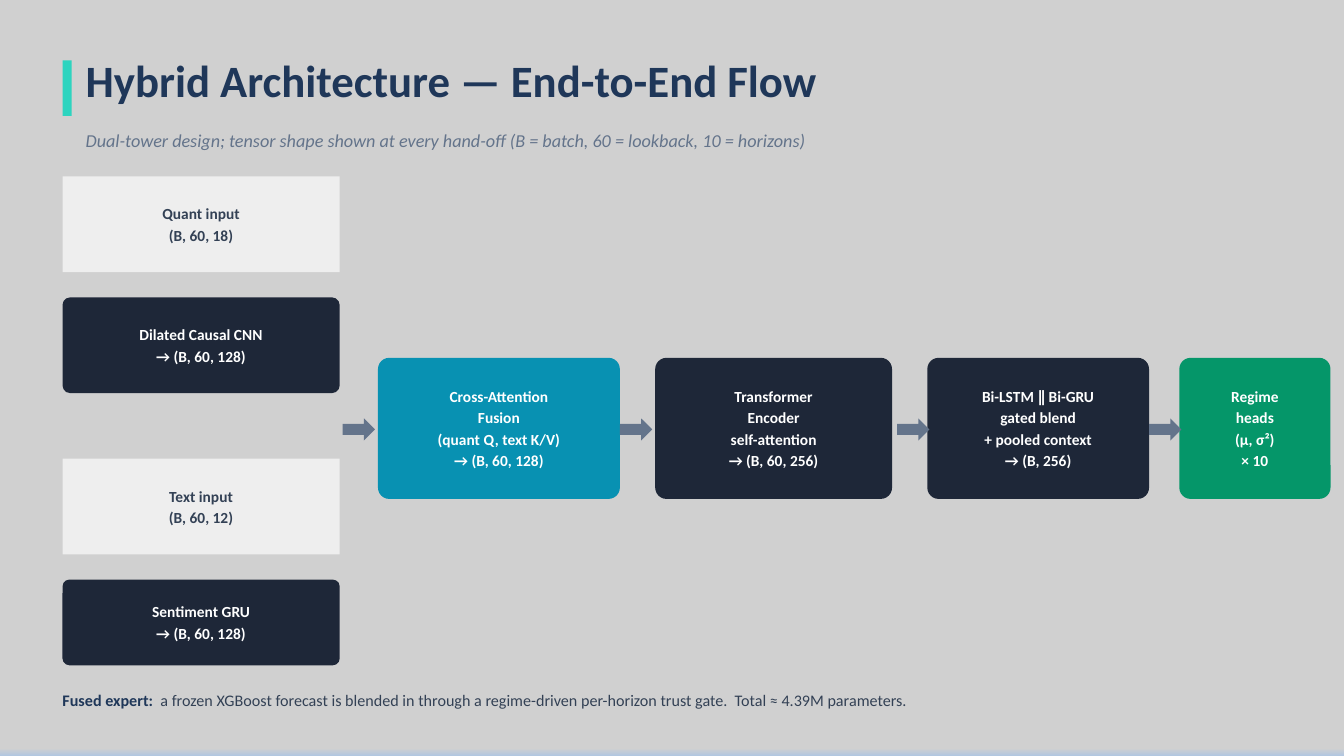
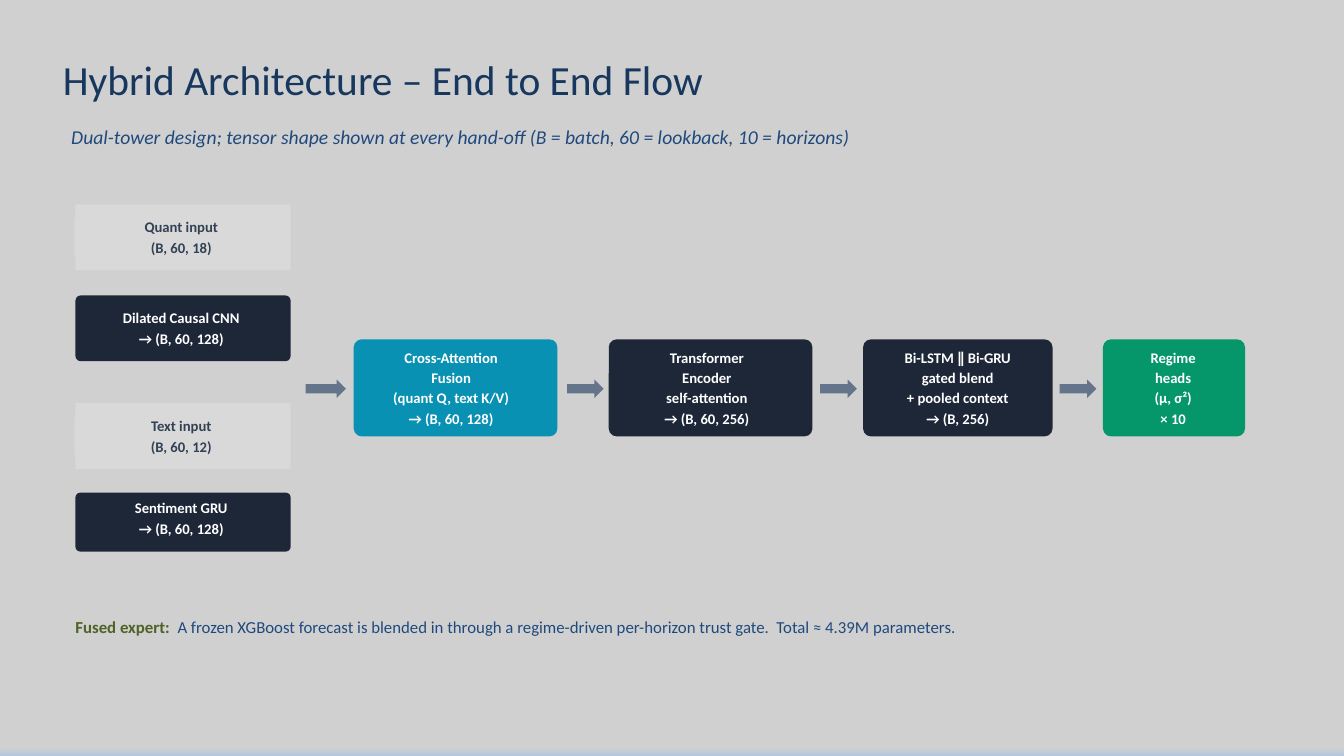
Before and after one commit to SudhakarPuppala/Forex_Price_Prediction, a slide deck: slide 13 of ppt/Midterm_Presentation.pptx. Drawn at 1344x756 pixels with LibreOffice and Linux fonts; fonts in the diff are those of the drawing. Boxes give left, top, right and bottom in pixels: in the first picture for what was removed or moved away, otherwise in the second. Text is boxed around its words. In the diff, an @@ line names an element or a change of style, - is before the commit and + after.

```diff
--- a/ppt/Midterm_Presentation.pptx
+++ b/ppt/Midterm_Presentation.pptx
@@ text "Hybrid Architecture – End to ..." at [63,66,703,102]: vertical alignment top to middle @@
@@ text at [63,66,703,102]: text changed; size 32 to 29.6 pt; text colour #1F3759 to #17375E; bold off @@
-Hybrid Architecture — End-to-End Flow
+Hybrid Architecture – End to End Flow
@@ rectangle removed at [63,60,72,116] @@
@@ text "Dual-tower design; tensor shape shown ...": place and size @@
-text "Dual-tower design; tensor shape shown ..." at [86,134,805,150]
+text "Dual-tower design; tensor shape shown ..." at [71,130,849,148]
@@ text "Dual-tower design; tensor shape shown ..." at [71,130,849,148]: size 13 to 14 pt, text colour #64748B to #1F497D @@
@@ rectangle: place and size @@
-rectangle at [63,176,340,272]
+rectangle at [76,205,291,270]
@@ rectangle at [76,205,291,270]: fill #EEEEEE to #D9D9D9 @@
@@ text "Quant input": place and size @@
-text "Quant input" at [162,208,240,243]
+text "Quant input" at [145,222,218,255]
@@ rounded rectangle: place and size @@
-rounded rectangle at [63,297,340,393]
+rounded rectangle at [76,295,291,361]
@@ text "Dilated Causal CNN": place and size @@
-text "Dilated Causal CNN" at [139,329,262,364]
+text "Dilated Causal CNN" at [123,312,239,346]
@@ text "Cross-Attention": place and size @@
-text "Cross-Attention" at [438,391,560,468]
+text "Cross-Attention" at [393,352,508,426]
@@ rounded rectangle: place and size @@
-rounded rectangle at [378,358,620,499]
+rounded rectangle at [354,340,558,437]
@@ rounded rectangle: place and size @@
-rounded rectangle at [655,358,892,499]
+rounded rectangle at [609,340,813,437]
@@ text "Transformer": place and size @@
-text "Transformer" at [731,391,818,468]
+text "Transformer" at [666,353,749,426]
@@ rounded rectangle: place and size @@
-rounded rectangle at [928,358,1149,499]
+rounded rectangle at [863,340,1053,437]
@@ text "Bi-LSTM ∥ Bi-GRU": place and size @@
-text "Bi-LSTM ∥ Bi-GRU" at [982,391,1094,468]
+text "Bi-LSTM ∥ Bi-GRU" at [905,352,1011,426]
@@ text "Regime": place and size @@
-text "Regime" at [1231,391,1279,466]
+text "Regime" at [1151,352,1196,424]
@@ rounded rectangle: place and size @@
-rounded rectangle at [1180,358,1331,499]
+rounded rectangle at [1103,340,1245,437]
@@ right arrow: place and size @@
-right arrow at [343,418,375,441]
+right arrow at [306,380,346,398]
@@ right arrow: place and size @@
-right arrow at [620,418,652,441]
+right arrow at [568,380,604,398]
@@ right arrow: place and size @@
-right arrow at [897,418,930,441]
+right arrow at [821,380,857,398]
@@ right arrow: place and size @@
-right arrow at [1149,418,1182,441]
+right arrow at [1060,380,1096,398]
@@ text "Text input": place and size @@
-text "Text input" at [169,491,233,525]
+text "Text input" at [151,421,211,454]
@@ rectangle at [76,403,291,469]: fill #EEEEEE to #D9D9D9 @@
@@ rectangle: place and size @@
-rectangle at [63,459,340,555]
+rectangle at [76,403,291,469]
@@ size 11 to 10.5 pt in 8 elements at [145,222,218,255], [123,312,239,346], [393,352,508,426], [666,353,749,426], [1151,352,1196,424], [151,421,211,454], [905,352,1011,426], [135,502,228,536] @@
@@ text "Sentiment GRU": place and size @@
-text "Sentiment GRU" at [152,606,250,641]
+text "Sentiment GRU" at [135,502,228,536]
@@ rounded rectangle: place and size @@
-rounded rectangle at [63,580,340,665]
+rounded rectangle at [76,493,291,552]
@@ text at [75,621,955,636]: text changed; size 11.5 to 12 pt; text colour #334155 to #1F497D @@
-Fused expert: a frozen XGBoost forecast is blended in through a regime-driven per-horizon trust gate. Total ≈ 4.39M parameters.
+Fused expert: A frozen XGBoost forecast is blended in through a regime-driven per-horizon trust gate. Total ≈ 4.39M parameters.
```
Also in this commit, not shown: 12 other slides changed, 8 other files.
